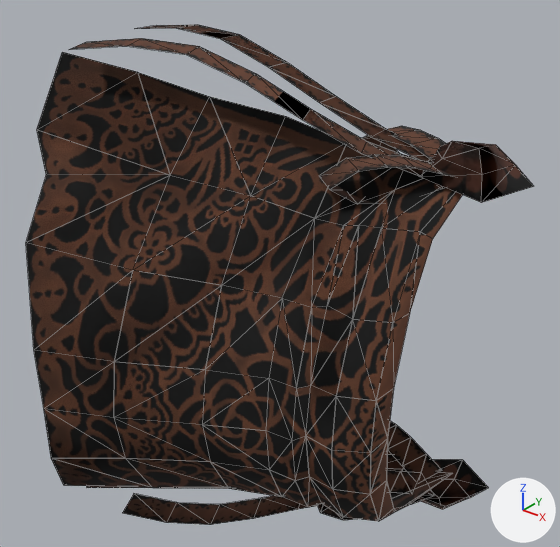
An edit to the glTF model game/assets/player/outfits/head_l1265.glb, drawn before and after from the same camera.
Before and after are seen from a 50 mm lens placed at (0.608, -0.733, 0.461), pointed at (0.109, -0.11, 0.075). Lighting does not change. The marker at lower right points along +X, +Y and +Z. The first picture is the older version. Mesh edges are drawn as thin lines. Where no turn or scale is listed for an object, it has been applied to the vertices.

In view in the first picture: 'L1265'.
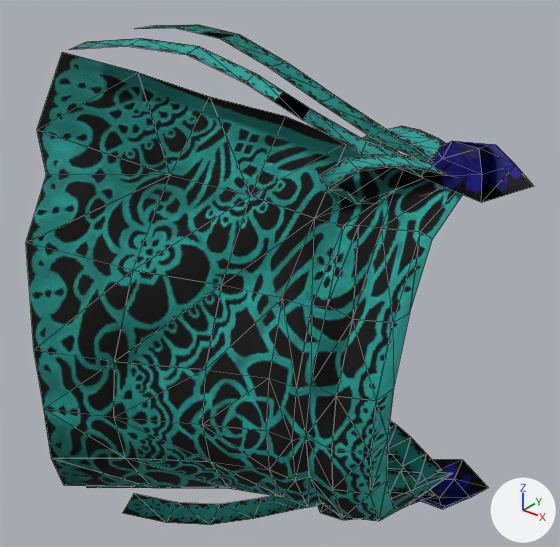
What changed in the scene script:
```text
Add img_b1265h01b__369dca_png:
    img_b1265h01b__369dca_png = load_image('b1265h01b__369dca.png', '../textures/b1265h01b__369dca.png', 512, 512, 'sRGB')
Add mat_b1265h01b__369dca:
    mat_b1265h01b__369dca = principled_material('b1265h01b__369dca')
    mat_b1265h01b__369dca.texture = img_b1265h01b__369dca_png
    mat_b1265h01b__369dca.roughness = 0.9
Change me_l1265:
    where me_l1265.from_pydata(...)  # 378 vertices, 497 faces; spans x -0.155..0.327, y -0.42..0.016, z -0.322..0.325
    remove me_l1265.materials.append(mat_b1265h01b__1ddd18)  # picture img_b1265h01b__1ddd18_png
    add me_l1265.materials.append(mat_b1265h01b__369dca)  # picture img_b1265h01b__369dca_png
```

Boxes (x1, y1, x2, y2) around the edits, measured in the pictures (560 x 547 px):
'L1265', recoloured (brown to cyan): (28, 25, 524, 525) in both
